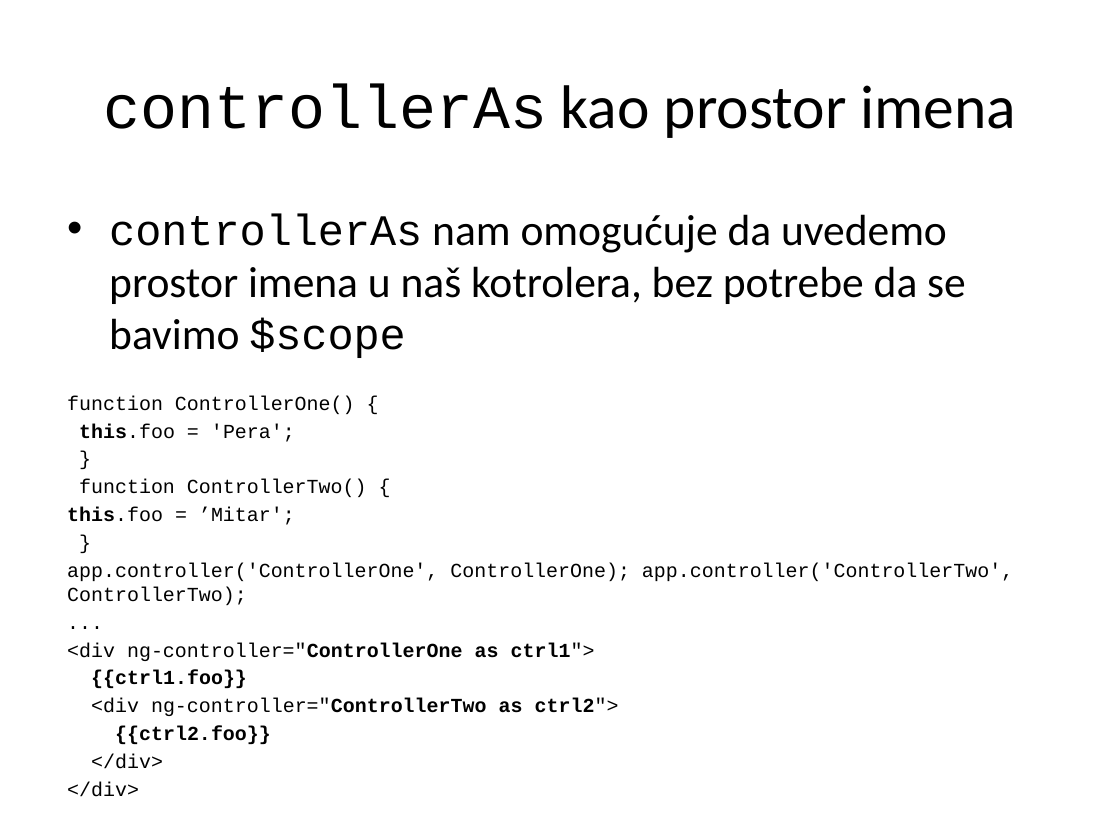
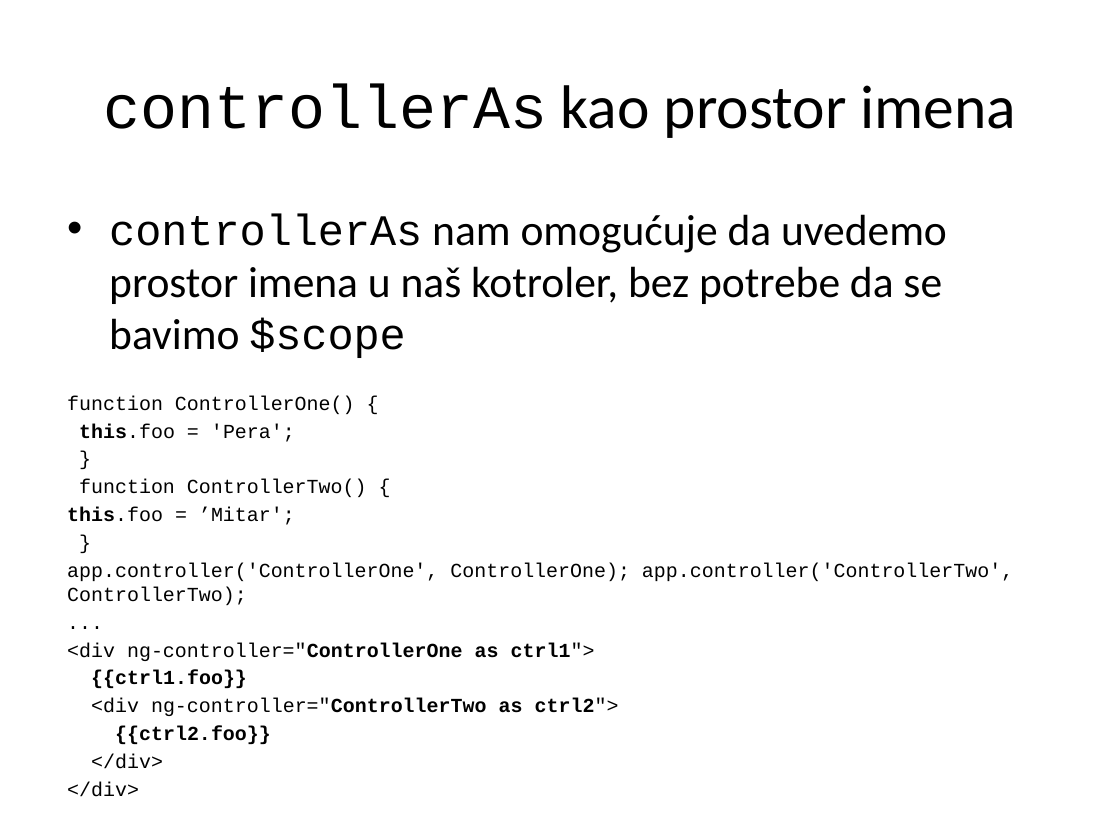
Before and after one commit to XWS2016/AngularJS, a slide deck: slide 31 of 02_Direktive/AngularJS_02_direktive.pptx. Drawn at 1120x840 pixels with LibreOffice and Linux fonts; fonts in the diff are those of the drawing. Boxes give left, top, right and bottom in pixels: in the first picture for what was removed or moved away, otherwise in the second. Text is boxed around its words. In the diff, an @@ line names an element or a change of style, - is before the commit and + after.

```diff
--- a/02_Direktive/AngularJS_02_direktive.pptx
+++ b/02_Direktive/AngularJS_02_direktive.pptx
@@ text at [109,213,947,358]: text changed @@
-• controllerAs nam omogućuje da uvedemo prostor imena u naš kotrolera, bez potrebe da se bavimo $scope
+• controllerAs nam omogućuje da uvedemo prostor imena u naš kotroler, bez potrebe da se bavimo $scope
```
Also in this commit, not shown: 30 other files.
